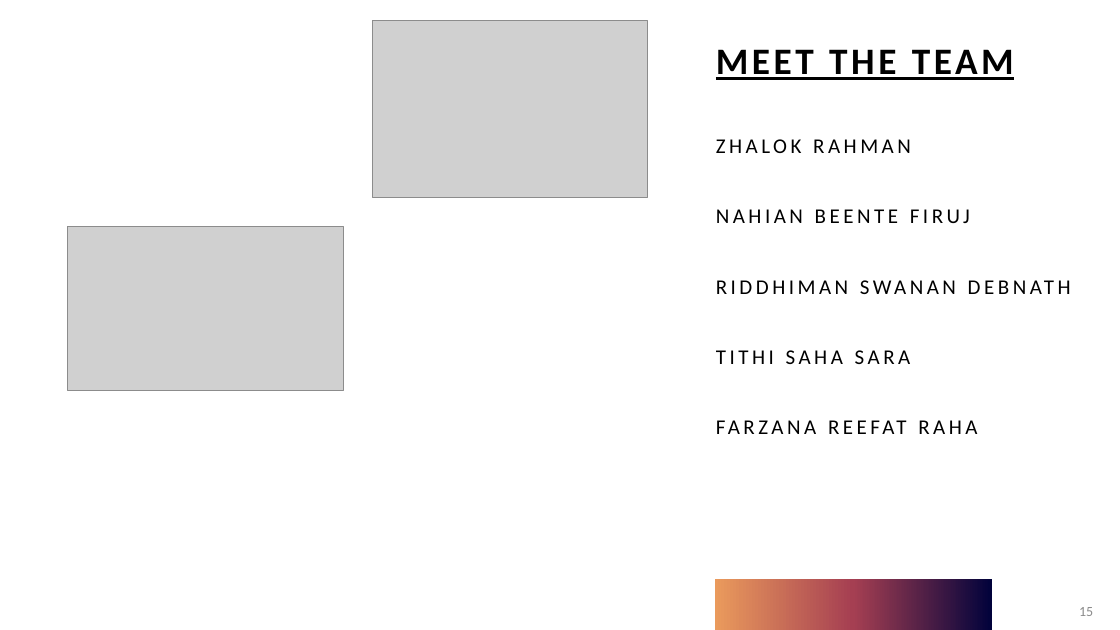
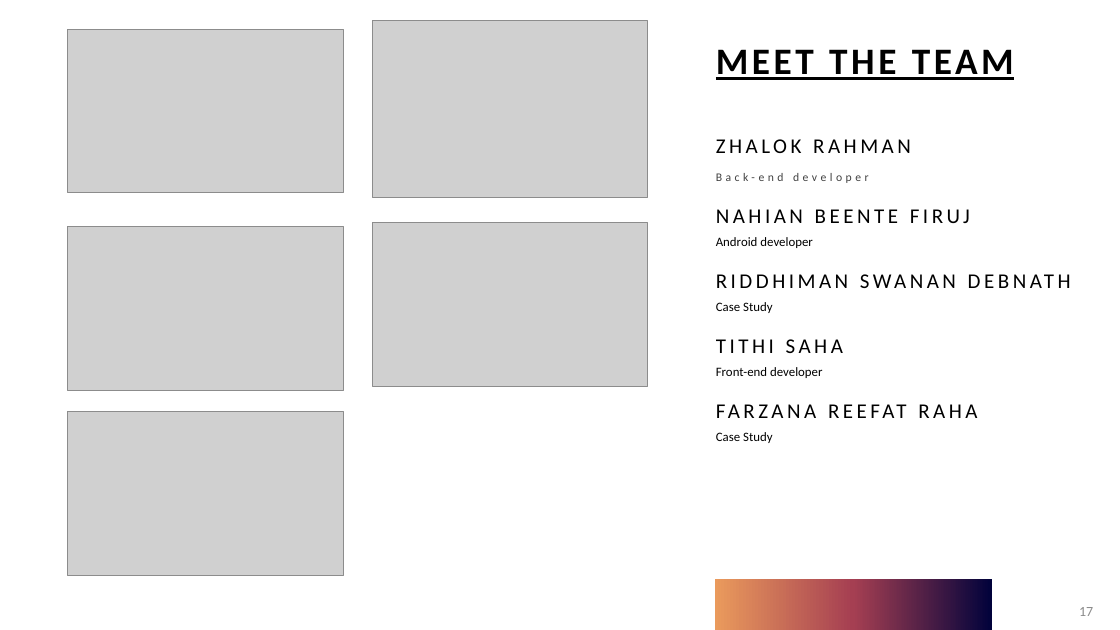
Before and after one commit to zhalok/HACKNSU4_SUST_Agile_Team, a slide deck: slide 17 of SUST_AGILE_TEAM.pptx (slide 15 before the commit). Drawn at 1120x630 pixels with LibreOffice and Linux fonts; fonts in the diff are those of the drawing; grey boxes stand for pictures. Boxes give left, top, right and bottom in pixels: in the first picture for what was removed or moved away, otherwise in the second. Text is boxed around its words. In the diff, an @@ line names an element or a change of style, - is before the commit and + after.

```diff
--- a/SUST_AGILE_TEAM.pptx
+++ b/SUST_AGILE_TEAM.pptx
@@ picture added at bbox=[68, 29, 344, 193] @@
@@ text at bbox=[716, 173, 868, 183]: paragraph added @@
+Back-end developer
@@ picture added at bbox=[372, 223, 648, 386] @@
@@ text at bbox=[716, 237, 813, 248]: paragraph added @@
+Android developer
@@ text at bbox=[716, 302, 843, 378]: text changed; size 18 to 11 pt @@
-TITHI SAHA SARA
+Case Study
+TITHI SAHA
+Front-end developer
@@ picture added at bbox=[68, 412, 344, 576] @@
@@ text at bbox=[716, 432, 773, 443]: paragraph added @@
+Case Study
@@ page number at bbox=[1079, 607, 1093, 616]: text changed @@
-15
+17
```
Also in this commit, not shown: 3 other slides changed, 1 slide added.
